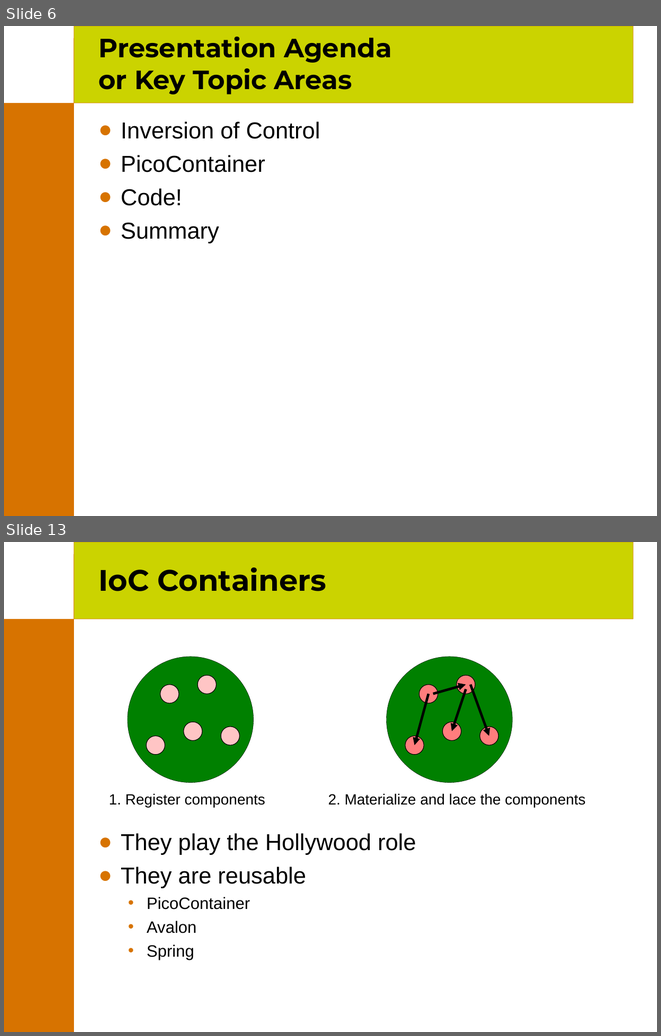
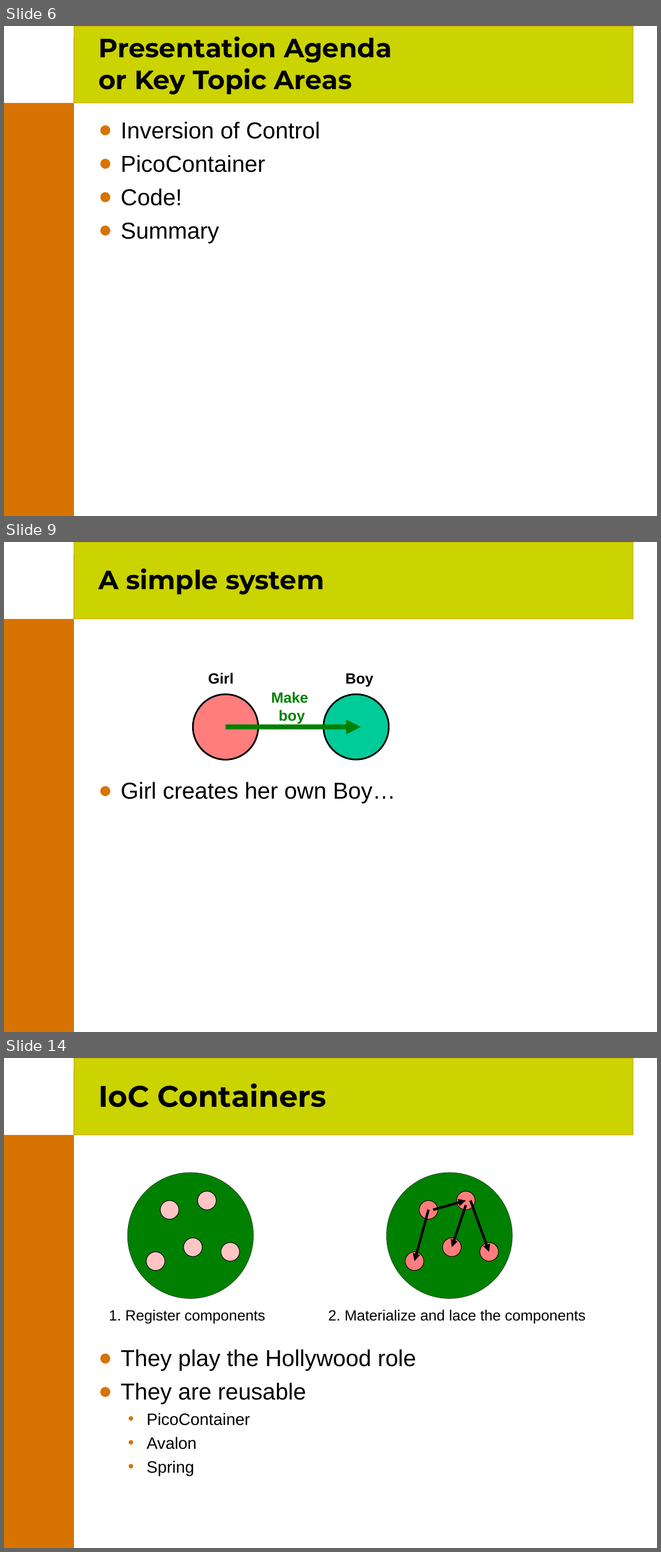
Before and after one commit to joehni/PicoContainer1-CVS, a slide deck: site/presentations/PicoContainer.ppt. Shown one above the other, each under a label of ours: slides 6 and 13 before the commit, slides 6, 9 and 14 after it; the slides between them are not shown. The pictures are 661x1036 and 661x1552 pixels, drawn with LibreOffice and Linux fonts; fonts in the diff are those of the drawing; background and template pictures are left out. Boxes give left, top, right and bottom in pixels: in the first picture for what was removed or moved away, otherwise in the second. Text is boxed around its words. In the diff, an @@ line names an element or a change of style, - is before the commit and + after.

```diff
--- a/site/presentations/PicoContainer.ppt
+++ b/site/presentations/PicoContainer.ppt
@@ slide 9 added at (x1=4, y1=542, x2=657, y2=1032), background #FFFFFF; not listed: 3 template elements that a slide beside it also shows @@
@@ title added at (x1=98, y1=568, x2=324, y2=594), 32 pt, text #000000, bold @@
+A simple system
@@ text added at (x1=208, y1=672, x2=233, y2=684), 18 pt, text #000000, bold @@
+Girl
@@ text added at (x1=345, y1=673, x2=373, y2=686), 18 pt, text #000000, bold @@
+Boy
@@ ellipse added at (x1=193, y1=694, x2=258, y2=759), fill #FF7D7D, outline #000000 2.01 pt @@
@@ text added at (x1=271, y1=691, x2=308, y2=723), 18 pt, text #008000, bold @@
+Make
+boy
@@ ellipse added at (x1=324, y1=694, x2=389, y2=759), fill #00CC99, outline #000000 2.01 pt @@
@@ arrow added from (226, 727) to (361, 727), #008000 6.01 pt @@
@@ text added at (x1=121, y1=782, x2=396, y2=803), 28 pt, text #000000 @@
+● Girl creates her own Boy…
@@ what was slide 13 is now slide 14 @@
```
Also in this commit, not shown: 15 slides changed, 3 other slides added, 7 slides removed.
